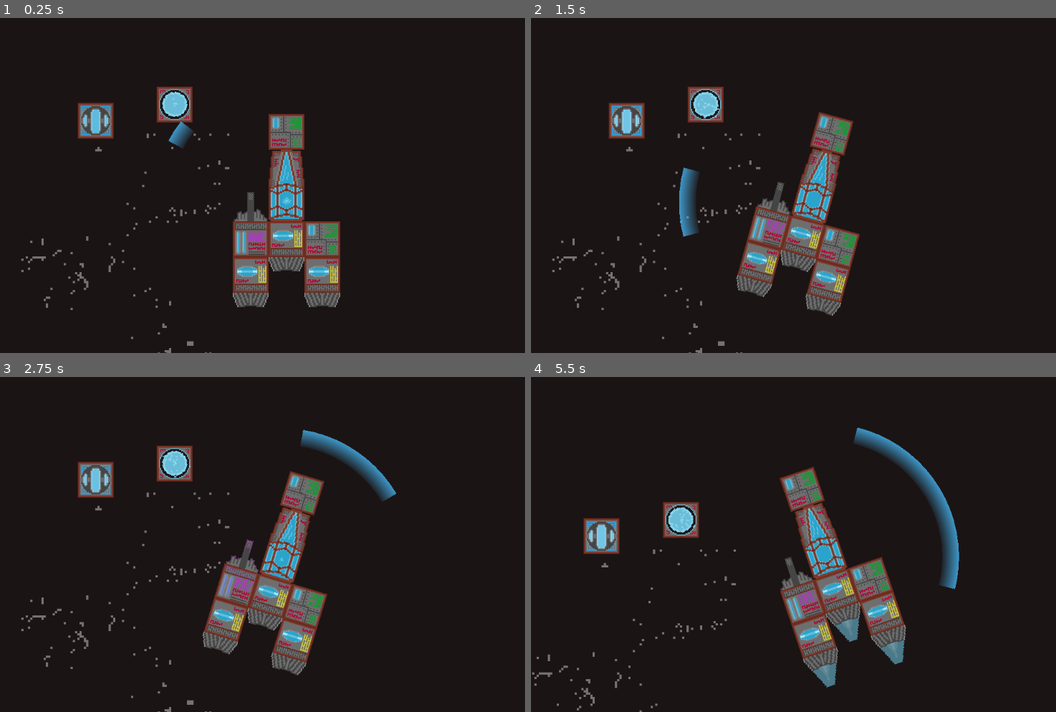
Above: before the commit, frames 1-4 (two rows, left to right).
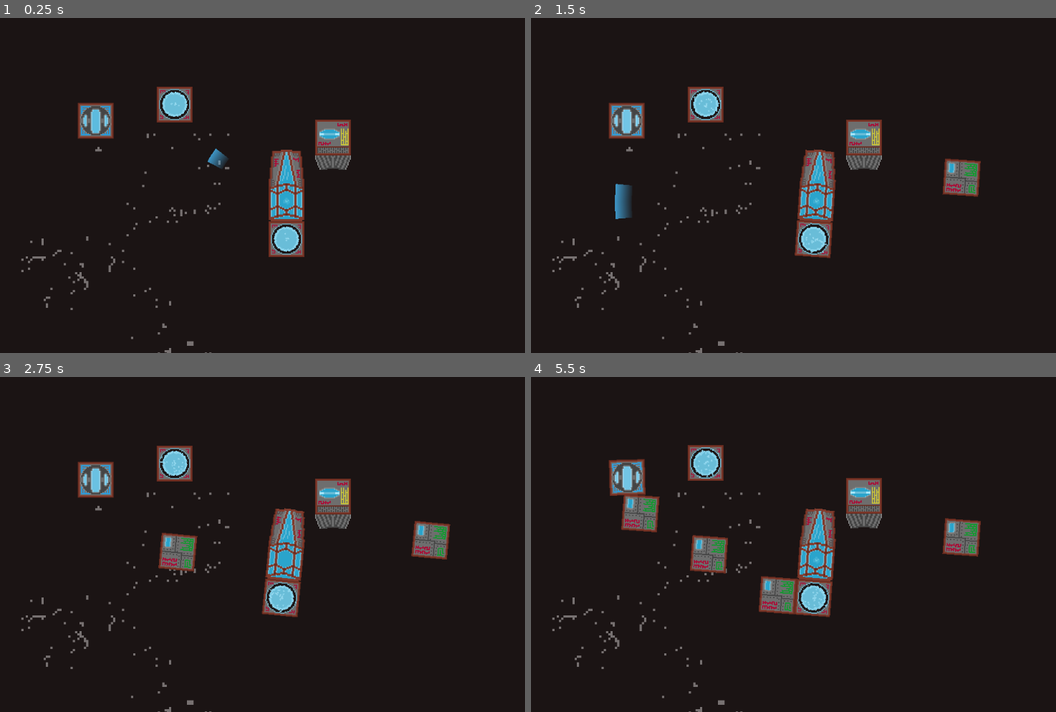
Above: after the commit, the same moments.

Repository: CiaranWoodward/LD45
Game: Godot game, scene res://Space.tscn
Two runs of this game, one before a commit and one after it. Both use one fixed random seed, a clock stepped at 60 frames per second and the inputs below.
Inputs (mouse positions are in pixels of both pictures, inside the frame that each line leads up to):
- Up to frame 1 (0.25 s): no input
- Up to frame 2 (1.5 s): move the mouse to (945, 168) at 0.52 s; hold D (rot_right) 0.53-1.28 s; click (945, 168) at 0.6 s; tap Tab (toggle_build, bound only after the commit) at 0.8, 1.35 s; move the mouse to (704, 202) at 1.27 s; hold A (rot_left) from 1.28 s (still down)
- Up to frame 3 (2.75 s): click (173, 561) at 1.55 s; move the mouse to (341, 470) at 2.02 s; release A (rot_left) at 2.03 s; hold D (rot_right) from 2.03 s (still down); hold Space (shoot) from 2.03 s (still down); tap Tab (toggle_build, bound only after the commit) at 2.3 s
- Up to frame 4 (5.5 s): move the mouse to (788, 611) at 2.77 s; release D (rot_right) at 2.78 s; release Space (shoot) at 2.78 s; hold W (thrust) 2.78-3.53 s; click (788, 611) at 2.85 s; move the mouse to (987, 594) at 3.52 s; hold A (rot_left) from 3.53 s (still down); tap Tab (toggle_build, bound only after the commit) at 3.6, 5.1 s; move the mouse to (646, 494) at 4.27 s; click (646, 494) at 4.35 s; move the mouse to (846, 544) at 5.02 s

The runs differ from the first frame. In frame 1, 6.5% of the frame differs, in the area x 32-67%, y 23-87%; in frame 2, 9.0%; in frame 3, 9.8%; in frame 4, 16%, in the area x 0-86%, y 15-100%.

Commit message:
Add 'tab' to switch between battle and build mode. Disable components when not connected

Diff:
--- a/Core.gd
+++ b/Core.gd
@@ -3,4 +3,6 @@
 export var energy : float = 50.0
 
 var map_coords : Vector2
+var is_connected : bool = true
+var is_connected_check : bool = true
 onready var collision_shapes = [get_node("CollisionShape2D")]
--- a/Gun.gd
+++ b/Gun.gd
@@ -1,4 +1,6 @@
 extends RigidBody2D
 
 var map_coords : Vector2
+var is_connected : bool = false
+var is_connected_check : bool = false
 onready var collision_shapes = [get_node("CollisionShape2D"), get_node("CollisionShape2D2")]
--- a/GunFlash.gd
+++ b/GunFlash.gd
@@ -11,11 +11,17 @@
 	mTween.start()
 
 func _on_tween_completed(object, key):
+	if(!get_parent().is_connected):
+		return
+
 	if Input.is_action_pressed("shoot"):
 		tween_values.invert()
 		_start_tween()
 
 func _process(delta):
+	if(!get_parent().is_connected):
+		return
+
 	if Input.is_action_just_pressed("shoot"):
 		mTween.stop_all()
 		mTween.interpolate_property(self, "modulate", self.modulate, tween_values[1], rand_range(0.2, 0.4), Tween.TRANS_CUBIC, Tween.EASE_IN_OUT)
--- a/PlayerCore.gd
+++ b/PlayerCore.gd
@@ -8,18 +8,29 @@
 var rotational_power : float = 100.0
 var storage_space : int = 50
 
+var build_mode : bool = false
+
 # Called when the node enters the scene tree for the first time.
 func _ready():
-	var thruster = preload("res://Thruster.tscn").instance()
-	var thruster2 = preload("res://Thruster.tscn").instance()
-	var storage = preload("res://Storage.tscn").instance()
-	var gun = preload("res://Gun.tscn").instance()
-	add_part(thruster, Vector2(0, 1))
-	add_part(gun, Vector2(-1, 1))
-	add_part(thruster2, Vector2(-1, 2))
-	add_part(storage, Vector2(1, 1))
-	add_part(preload("res://Storage.tscn").instance(), Vector2(0, -2))
-	add_part(preload("res://Thruster.tscn").instance(), Vector2(1, 2))
+	add_part(preload("res://Core.tscn").instance(), Vector2(0, 1))
+
+func _process(delta):
+	if Input.is_action_just_pressed("item_select"):
+		var mousepos : Vector2 = self.get_local_mouse_position()
+		mousepos.x += 32
+		mousepos = mousepos / 64
+		mousepos.x = floor(mousepos.x)
+		mousepos.y = floor(mousepos.y)
+		add_part(preload("res://Storage.tscn").instance(), mousepos)
+
+	if Input.is_action_just_pressed("toggle_build"):
+		if build_mode:
+			mShield.current_power = 0
+			build_mode = false
+			mShield.visible = true
+		else:
+			build_mode = true
+			mShield.visible = false
 
 # Called every tick at a constant rate. 'delta' is the elapsed time since the previous tick (fixed).
 func _physics_process(delta : float):
@@ -44,6 +55,8 @@
 		self.rotational_power += part.rotational_power
 	if "storage_space" in part:
 		self.storage_space += part.storage_space
+	if "is_connected" in part:
+		part.is_connected = true
 	part.map_coords = mapCoords
 
 	part.set_global_position(targetCoords)
--- a/Reactor.gd
+++ b/Reactor.gd
@@ -3,4 +3,6 @@
 export var energy : float = 50.0
 
 var map_coords : Vector2
+var is_connected : bool = false
+var is_connected_check : bool = false
 onready var collision_shapes = [get_node("CollisionShape2D")]
--- a/Space.tscn
+++ b/Space.tscn
@@ -13,6 +13,7 @@
 [ext_resource path="res://AnimatedSprite.gd" type="Script" id=11]
 [ext_resource path="res://Core.tscn" type="PackedScene" id=12]
 [ext_resource path="res://Reactor.tscn" type="PackedScene" id=13]
+[ext_resource path="res://Thruster.tscn" type="PackedScene" id=14]
 
 [sub_resource type="PhysicsMaterial" id=1]
 
@@ -51,7 +52,7 @@
 scale = Vector2( 2, 2 )
 frames = SubResource( 2 )
 animation = "Breathing"
-frame = 4
+frame = 2
 playing = true
 
 [node name="CollisionShape2D" type="CollisionShape2D" parent="PlayerCore"]
@@ -87,3 +88,6 @@
 
 [node name="Reactor" parent="." instance=ExtResource( 13 )]
 position = Vector2( 184.171, 103.971 )
+
+[node name="Thruster" parent="." instance=ExtResource( 14 )]
+position = Vector2( 640.047, 165.979 )
--- a/Storage.gd
+++ b/Storage.gd
@@ -3,4 +3,6 @@
 export var storage_space : int = 50
 
 var map_coords : Vector2
+var is_connected : bool = false
+var is_connected_check : bool = false
 onready var collision_shapes = [get_node("CollisionShape2D")]
--- a/ThrustFlame.gd
+++ b/ThrustFlame.gd
@@ -12,11 +12,17 @@
 	mTween.start()
 
 func _on_tween_completed(object, key):
+	if(!get_parent().is_connected):
+		return
+
 	if Input.is_action_pressed("thrust"):
 		tween_values.invert()
 		_start_tween()
 
 func _process(delta):
+	if(!get_parent().is_connected):
+		return
+
 	if Input.is_action_just_pressed("thrust"):
 		mTween.stop_all()
 		mTween.interpolate_property(self, "modulate", self.modulate, tween_values[1], rand_range(0.2, 0.4), Tween.TRANS_CUBIC, Tween.EASE_IN_OUT)
--- a/Thruster.gd
+++ b/Thruster.gd
@@ -4,4 +4,6 @@
 export var rotational_power : float = 15
 
 var map_coords : Vector2
+var is_connected : bool = false
+var is_connected_check : bool = false
 onready var collision_shapes = [get_node("CollisionShape2D")]
--- a/project.godot
+++ b/project.godot
@@ -29,21 +29,35 @@
 rot_left={
 "deadzone": 0.5,
 "events": [ Object(InputEventKey,"resource_local_to_scene":false,"resource_name":"","device":0,"alt":false,"shift":false,"control":false,"meta":false,"command":false,"pressed":false,"scancode":65,"unicode":0,"echo":false,"script":null)
+, Object(InputEventKey,"resource_local_to_scene":false,"resource_name":"","device":0,"alt":false,"shift":false,"control":false,"meta":false,"command":false,"pressed":false,"scancode":16777231,"unicode":0,"echo":false,"script":null)
  ]
 }
 rot_right={
 "deadzone": 0.5,
 "events": [ Object(InputEventKey,"resource_local_to_scene":false,"resource_name":"","device":0,"alt":false,"shift":false,"control":false,"meta":false,"command":false,"pressed":false,"scancode":68,"unicode":0,"echo":false,"script":null)
+, Object(InputEventKey,"resource_local_to_scene":false,"resource_name":"","device":0,"alt":false,"shift":false,"control":false,"meta":false,"command":false,"pressed":false,"scancode":16777233,"unicode":0,"echo":false,"script":null)
  ]
 }
 thrust={
 "deadzone": 0.5,
 "events": [ Object(InputEventKey,"resource_local_to_scene":false,"resource_name":"","device":0,"alt":false,"shift":false,"control":false,"meta":false,"command":false,"pressed":false,"scancode":87,"unicode":0,"echo":false,"script":null)
+, Object(InputEventKey,"resource_local_to_scene":false,"resource_name":"","device":0,"alt":false,"shift":false,"control":false,"meta":false,"command":false,"pressed":false,"scancode":16777232,"unicode":0,"echo":false,"script":null)
  ]
 }
 shoot={
 "deadzone": 0.5,
 "events": [ Object(InputEventKey,"resource_local_to_scene":false,"resource_name":"","device":0,"alt":false,"shift":false,"control":false,"meta":false,"command":false,"pressed":false,"scancode":32,"unicode":0,"echo":false,"script":null)
+, Object(InputEventKey,"resource_local_to_scene":false,"resource_name":"","device":0,"alt":false,"shift":false,"control":false,"meta":false,"command":false,"pressed":false,"scancode":16777238,"unicode":0,"echo":false,"script":null)
+ ]
+}
+toggle_build={
+"deadzone": 0.5,
+"events": [ Object(InputEventKey,"resource_local_to_scene":false,"resource_name":"","device":0,"alt":false,"shift":false,"control":false,"meta":false,"command":false,"pressed":false,"scancode":16777218,"unicode":0,"echo":false,"script":null)
+ ]
+}
+item_select={
+"deadzone": 0.5,
+"events": [ Object(InputEventMouseButton,"resource_local_to_scene":false,"resource_name":"","device":0,"alt":false,"shift":false,"control":false,"meta":false,"command":false,"button_mask":0,"position":Vector2( 0, 0 ),"global_position":Vector2( 0, 0 ),"factor":1.0,"button_index":1,"pressed":false,"doubleclick":false,"script":null)
  ]
 }
 
Not shown: 1 places in Space.tscn that only renumber resources
